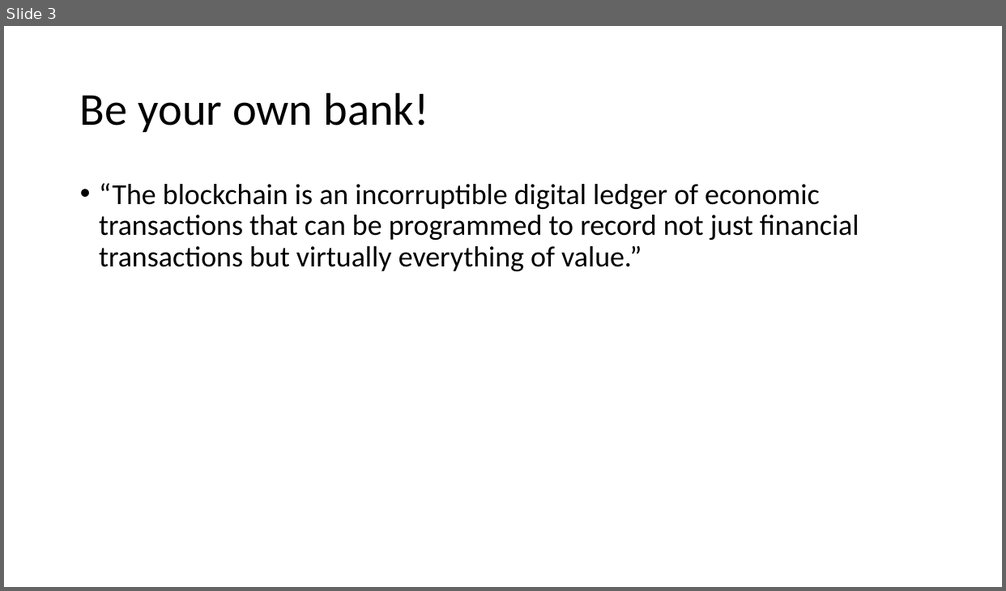
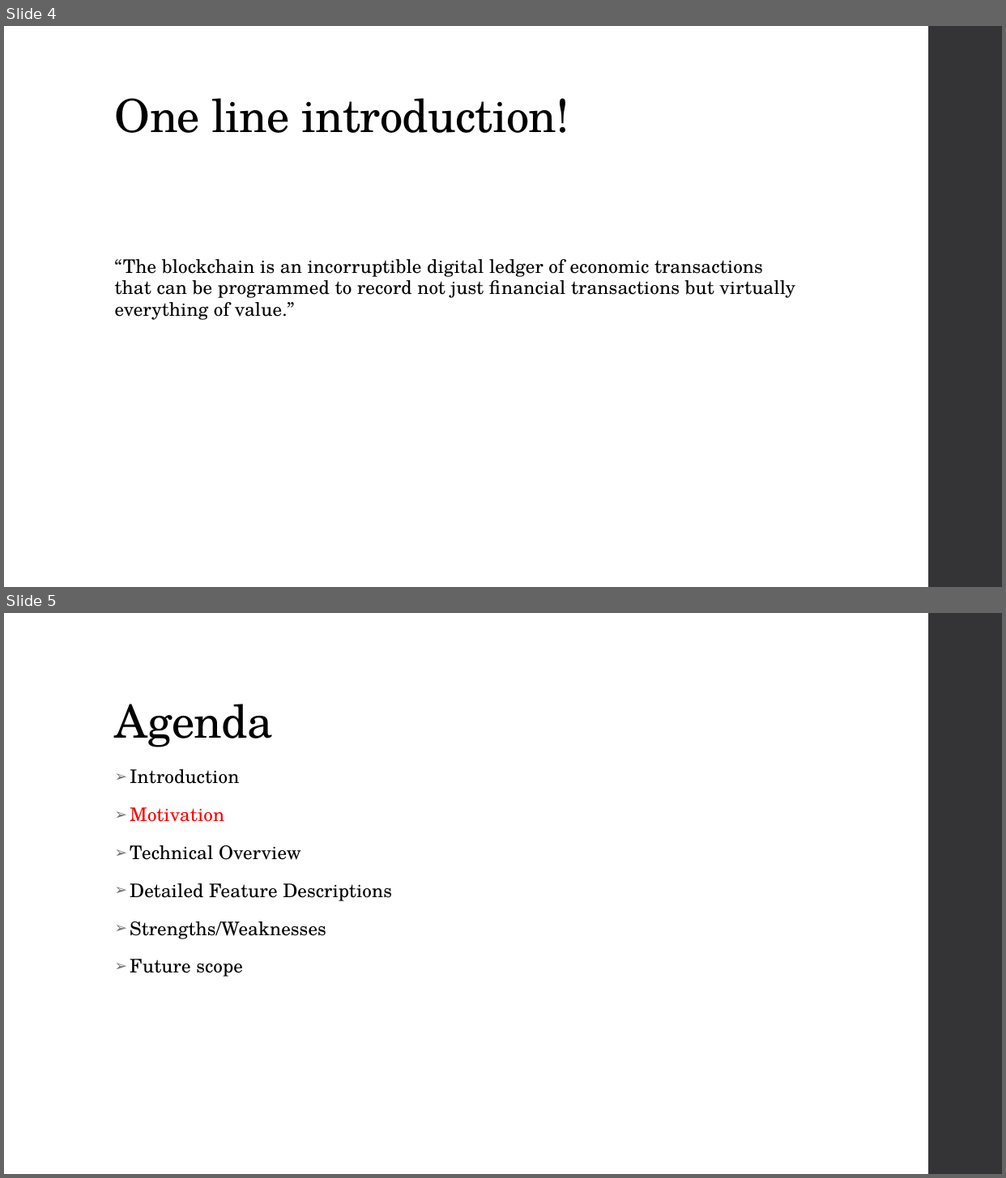
Before and after one commit to niravaga/CS-6650-BSDS-Assignment-3, a slide deck: BlockChain/BlockChain.pptx. Shown one above the other, each under a label of ours: slide 3 before the commit, slides 4 and 5 after it. The pictures are 1006x591 and 1006x1178 pixels, drawn with LibreOffice and Linux fonts; fonts in the diff are those of the drawing. Boxes give left, top, right and bottom in pixels: in the first picture for what was removed or moved away, otherwise in the second. Text is boxed around its words. In the diff, an @@ line names an element or a change of style, - is before the commit and + after.

Commit message:
more content and formatting

```diff
--- a/BlockChain/BlockChain.pptx
+++ b/BlockChain/BlockChain.pptx
@@ slide 5 added at box(4, 613, 1002, 1174), background #FFFFFF; not listed: 1 template element that a slide beside it also shows @@
@@ title added at box(115, 704, 273, 747), 44 pt, text #000000 @@
+Agenda
@@ text added at box(130, 769, 392, 977), 18 pt, text #000000 @@
+➢ Introduction
+➢ Motivation
+➢ Technical Overview
+➢ Detailed Feature Descriptions
+➢ Strengths/Weaknesses
+➢ Future scope
@@ what was slide 3 is now slide 4 @@
@@ slide 4 changed as well @@
@@ rectangle added at box(928, 26, 1002, 587), fill #353537 @@
@@ title "One line introduction!" at box(115, 98, 569, 133): vertical alignment middle to bottom @@
@@ title at box(115, 98, 569, 133): text changed; font Calibri to TeX Gyre Schola @@
-Be your own bank!
+One line introduction!
@@ text "“The blockchain is an incorruptible ...": place and size @@
-text "“The blockchain is an incorruptible ..." at box(99, 183, 859, 271)
+text "“The blockchain is an incorruptible ..." at box(115, 259, 795, 320)
@@ text "“The blockchain is an incorruptible ..." at box(115, 259, 795, 320): size 28 to 18 pt, font Calibri to TeX Gyre Schola, letter spacing 0 to 0.1 pt; bullet • to none; line spacing 0.9 to 0.95; more space between paragraphs @@
```
Also in this commit, not shown: 8 other slides changed, 19 other slides added, 2 slides removed.
